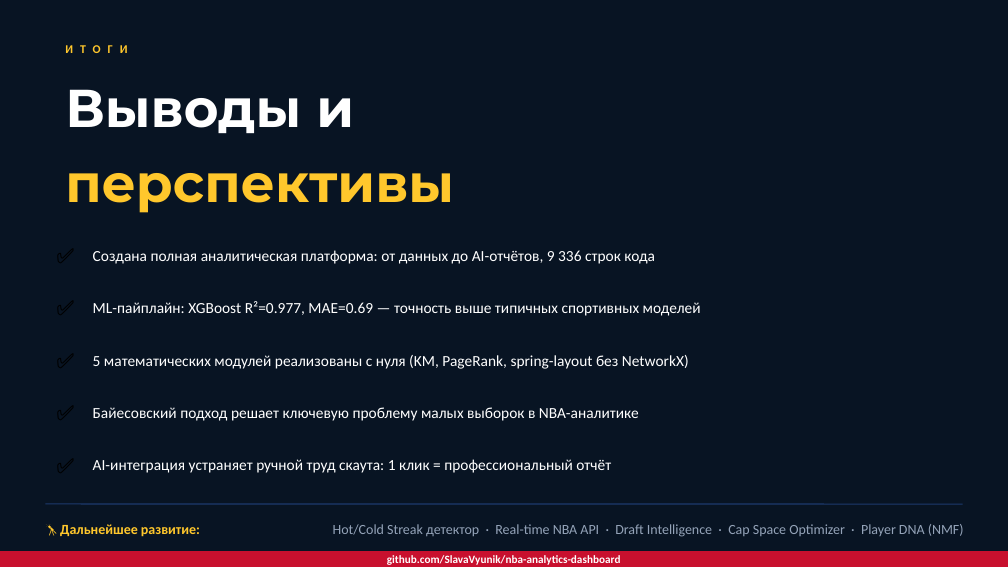
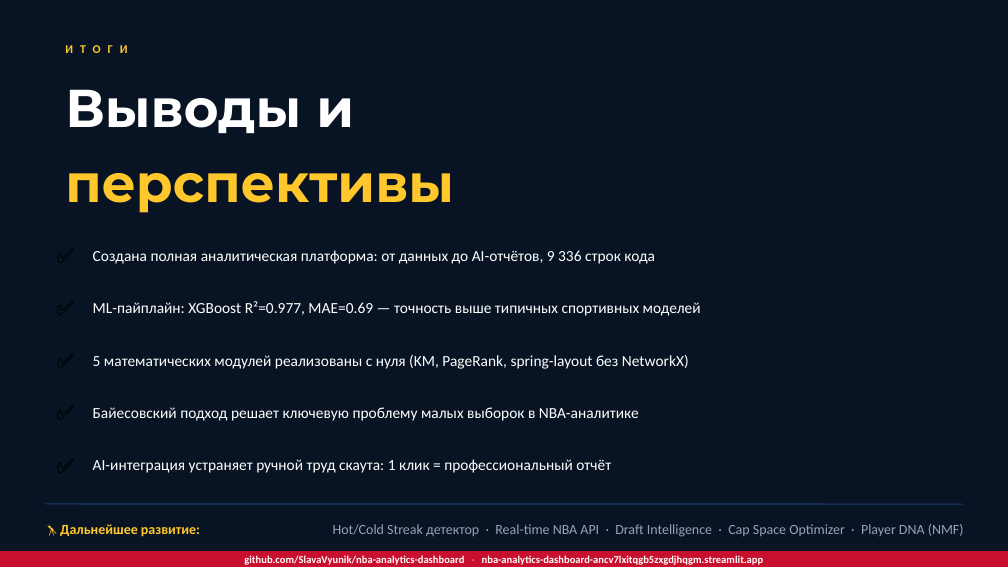
Before and after one commit to SlavaVyunik/nba-analytics-dashboard, a slide deck: slide 30 of NBA_Analytics_Presentation_FULL.pptx. Drawn at 1008x567 pixels with LibreOffice and Linux fonts; fonts in the diff are those of the drawing. Boxes give left, top, right and bottom in pixels: in the first picture for what was removed or moved away, otherwise in the second. Text is boxed around its words. In the diff, an @@ line names an element or a change of style, - is before the commit and + after.

Commit message:
Add Streamlit app URL to final slide

```diff
--- a/NBA_Analytics_Presentation_FULL.pptx
+++ b/NBA_Analytics_Presentation_FULL.pptx
@@ text at [244,555,764,565]: text changed; size 8 to 7.5 pt @@
-github.com/SlavaVyunik/nba-analytics-dashboard
+github.com/SlavaVyunik/nba-analytics-dashboard · nba-analytics-dashboard-ancv7lxitqgb5zxgdjhqgm.streamlit.app
```
